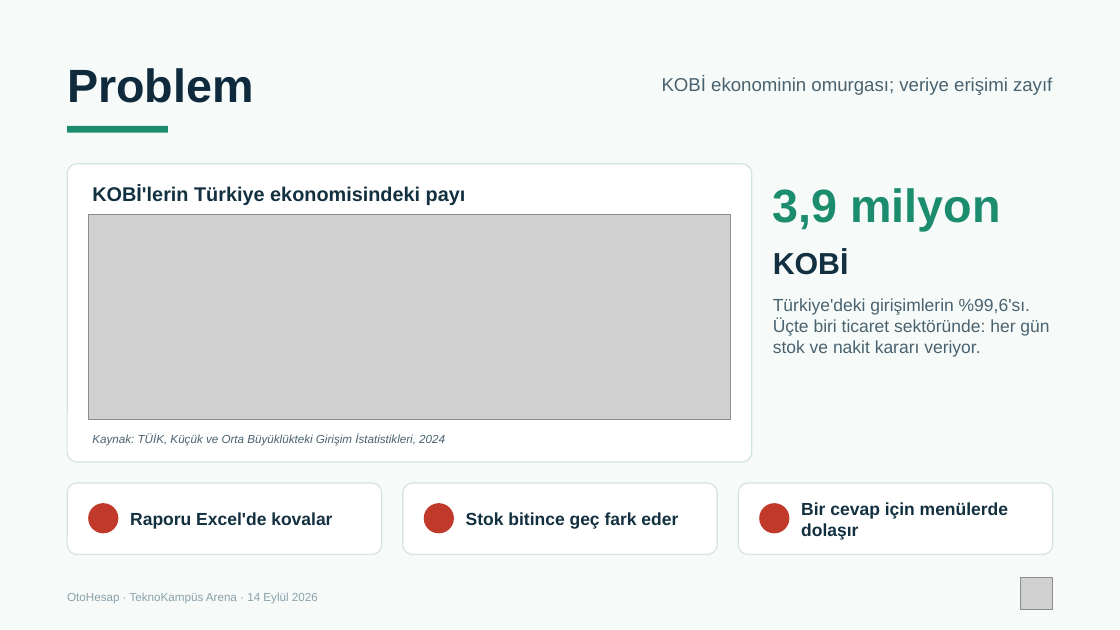
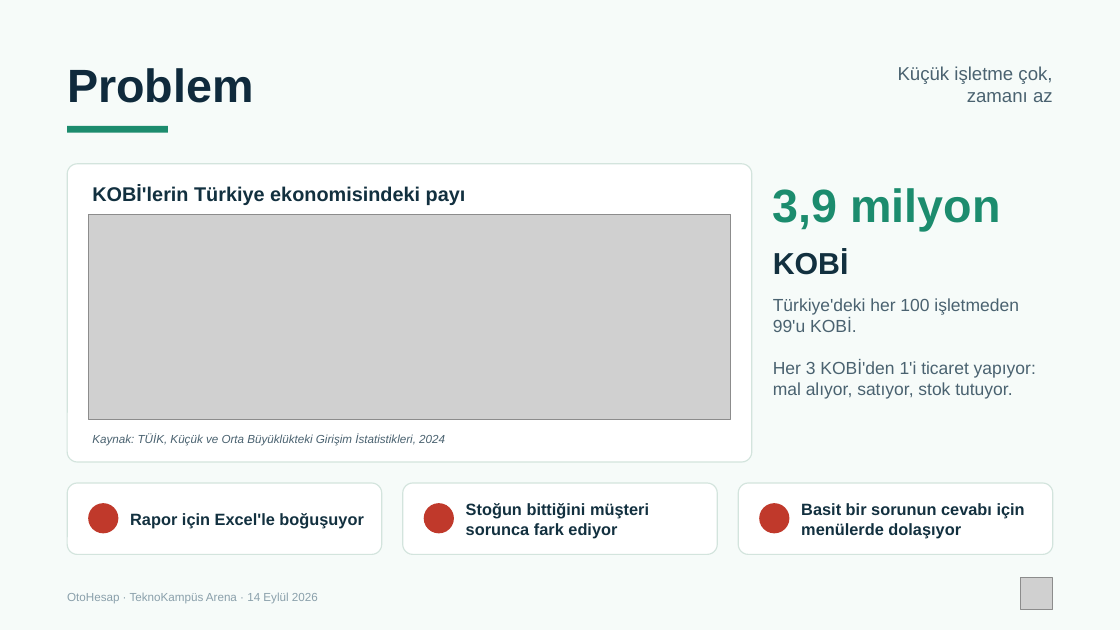
Before and after one commit to Farukes/Oto-Hesap, a slide deck: slide 2 of docs/sunum/OtoHesap-3dk.pptx. Drawn at 1120x630 pixels with LibreOffice and Linux fonts; fonts in the diff are those of the drawing; grey boxes stand for pictures. Boxes give left, top, right and bottom in pixels: in the first picture for what was removed or moved away, otherwise in the second. Text is boxed around its words. In the diff, an @@ line names an element or a change of style, - is before the commit and + after.

```diff
--- a/docs/sunum/OtoHesap-3dk.pptx
+++ b/docs/sunum/OtoHesap-3dk.pptx
@@ text at box(898, 66, 1053, 102): text changed @@
-KOBİ ekonominin omurgası; veriye erişimi zayıf
+Küçük işletme çok, zamanı az
@@ text at box(773, 298, 1036, 399): text changed @@
-Türkiye'deki girişimlerin %99,6'sı. Üçte biri ticaret sektöründe: her gün stok ve nakit kararı veriyor.
+Türkiye'deki her 100 işletmeden 99'u KOBİ.
+Her 3 KOBİ'den 1'i ticaret yapıyor: mal alıyor, satıyor, stok tutuyor.
@@ text at box(466, 503, 649, 538): text changed; size 15 to 14 pt @@
-Stok bitince geç fark eder
+Stoğun bittiğini müşteri sorunca fark ediyor
@@ text at box(801, 503, 1025, 538): text changed; size 15 to 14 pt @@
-Bir cevap için menülerde dolaşır
+Basit bir sorunun cevabı için menülerde dolaşıyor
@@ text at box(130, 513, 363, 528): text changed; size 15 to 14 pt @@
-Raporu Excel'de kovalar
+Rapor için Excel'le boğuşuyor
```
Also in this commit, not shown: 5 other slides changed, 3 other files.
